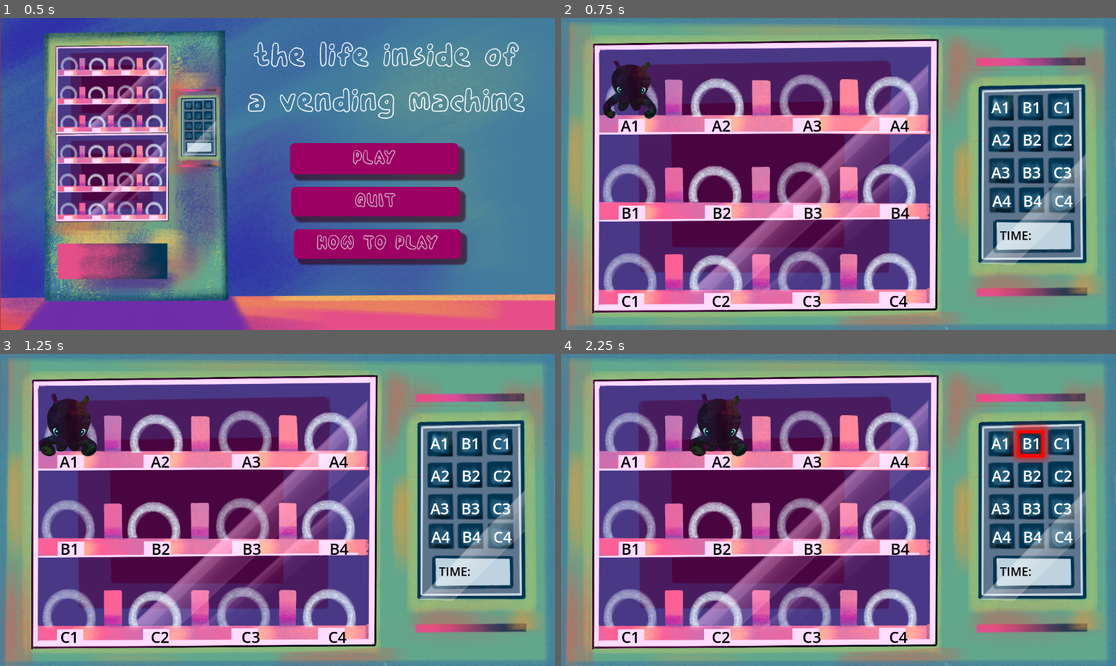
Above: before the commit, frames 1-4 (two rows, left to right).
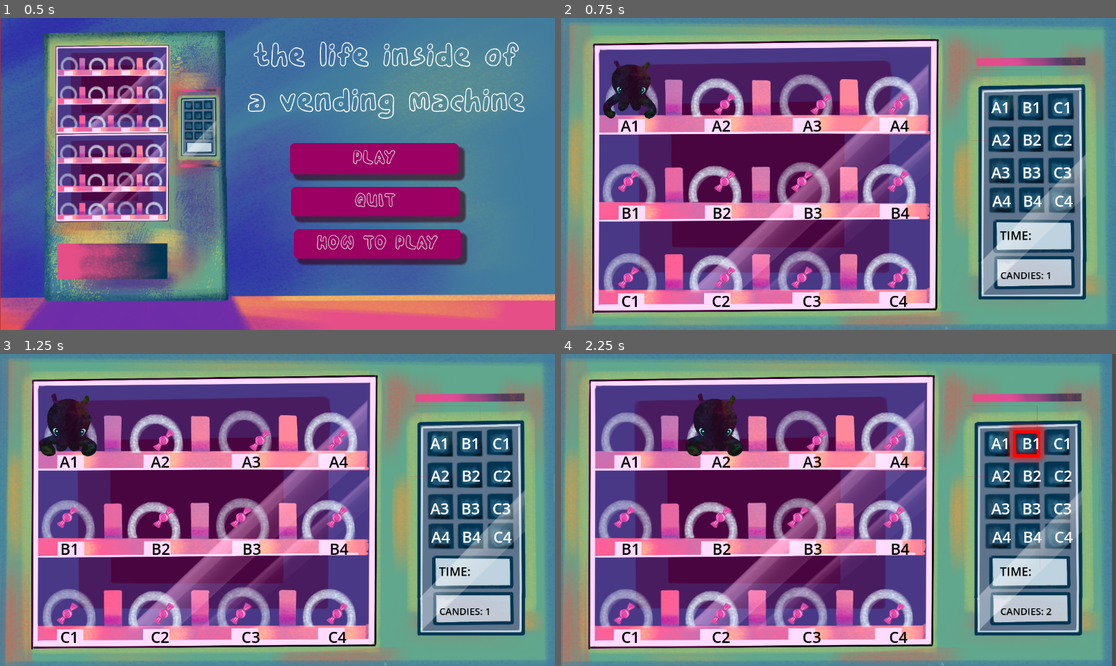
Above: after the commit, the same moments.

Repository: therealteaparty/Final-Project
Game: Godot game, scene res://UI/main.tscn
The game is run twice, just before and just after one commit, with the same random seed, the same clock (stepped at 60 frames per second) and the same inputs.
Inputs:
- Up to frame 1 (0.5 s): no input
- Up to frame 2 (0.75 s): click "PLAY" at 0.5 s
- Up to frame 3 (1.25 s): no input
- Up to frame 4 (2.25 s): hold D (right) from 1.28 s (still down); tap W (up) at 1.52 s

Frame 1 is identical in both runs. In frame 2, 3.7% of the frame differs, in the area x 10-95%, y 24-91%; in frame 3, 3.7%; in frame 4, 26%, in the area x 0-100%, y 0-100%.

Commit message:
PUSHING MORE

Diff:
--- a/Global.gd
+++ b/Global.gd
@@ -1,4 +1,6 @@
 extends Node
+
+var coins = 0
 
 func _ready():
 	process_mode = Node.PROCESS_MODE_ALWAYS
@@ -15,3 +17,9 @@
 			else:
 				get_tree().paused = true
 				menu.show()
+
+func add_coin():
+	coins += 1
+	var COINS = get_node_or_null("/root/Level/UI/HUD/Coins")
+	if COINS != null:
+		COINS.text = "CANDIES: " + str(coins)
--- /dev/null
+++ b/Levels/Camera2D.gd
@@ -0,0 +1,36 @@
+#Camera2D node as game child
+
+extends Camera2D
+# Originally developed by Squirrel Eiserloh (https://youtu.be/tu-Qe66AvtY)
+# Refined by KidsCanCode (https://kidscancode.org/godot_recipes/2d/screen_shake/)
+
+var decay = 5							# How quickly the shaking stops
+var max_offset = Vector2(15, 0)			# Maximum hor/ver shake in pixels.
+var max_roll = 0.05						# Maximum rotation in radians (use sparingly).
+
+var trauma = 0.0						# Current shake strength.
+var trauma_power = 3					# Trauma exponent. Use [2, 3].
+var max_trauma = 4.0
+var noise = FastNoiseLite.new()
+var noise_y = 0
+
+func _ready():
+	randomize()
+	noise.noise_type = FastNoiseLite.TYPE_SIMPLEX
+	noise.seed = randi()
+	noise.frequency = 4.0
+
+func _process(delta):
+	if trauma:
+		trauma = max(trauma - decay * delta, 0)
+		shake()
+
+func shake():
+	var amount = pow(min(trauma,1.0), trauma_power)
+	noise_y += 1
+	rotation = max_roll * amount * noise.get_noise_2d(1, noise_y)
+	offset.x = max_offset.x * amount * noise.get_noise_2d(2, noise_y)
+	offset.y = max_offset.y * amount * noise.get_noise_2d(3, noise_y)
+
+func add_trauma(amount):
+	trauma = min(trauma + amount, max_trauma)
--- a/Levels/level1.gd
+++ b/Levels/level1.gd
@@ -1,22 +1,21 @@
 extends Node2D
 
 @onready var player = get_node_or_null("/root/Level/Player")
+@onready var camera = get_node_or_null("/root/Level/Camera")
 
-#MIGHT NOT NEED THIS/NOT USING IT RN
-#var A1 = get_node_or_null("Level/A1")
-#var A2 = get_node_or_null("Level/A2")
-#var A3 = get_node_or_null("Level/A3")
-#var A4 = get_node_or_null("Level/A4")
-#
-#var B1 = get_node_or_null("Level/B1")
-#var B2 = get_node_or_null("Level/B2")
-#var B3 = get_node_or_null("Level/B3")
-#var B4 = get_node_or_null("Level/B4")
+var new_position = Vector2.ZERO
 
-#var C1 = get_node_or_null("Level/C1")
-#var C2 = get_node_or_null("Level/C2")
-#var C3 = get_node_or_null("Level/C3")
-#var C4 = get_node_or_null("Level/C4")
+var time_appear = 0.5
+var time_fall = 0.8
+var time_rotate = 1.0
+var time_a = 0.8
+var time_s = 1.2
+var time_v = 1.5
+var tween
+
+var sway_amplitude = 3.0
+var sway_initial_position = Vector2.ZERO
+var sway_randomizer = Vector2.ZERO
 
 var spaces = {
 	"A1":0, "A2":0, "A3":0, "A4":0,
@@ -34,6 +33,8 @@
 	randomize()
 	$Countdown.start()
 	$Chosen_Space.start()
+	tween = create_tween()
+	tween.tween_property(self, "position", new_position, 0.5 + randf()*2).set_trans(Tween.TRANS_BOUNCE)
 
 #MIGHT NOT NEED THIS/NOT USING IT RN
 func _process(_delta):
@@ -85,109 +86,84 @@
 
 func _on_key_a_1_animation_finished():
 	$SpaceA1.play()
+	if camera != null:
+		camera.add_trauma(3.0)
 	if player.position == Vector2(140,150):
 		get_tree().change_scene_to_file("res://UI/lose.tscn")
 
 func _on_key_a_2_animation_finished():
 	$SpaceA2.play()
+	if camera != null:
+		camera.add_trauma(3.0)
 	if player.position == Vector2(325,150):
 		get_tree().change_scene_to_file("res://UI/lose.tscn")
 
 func _on_key_a_3_animation_finished():
 	$SpaceA3.play()
+	if camera != null:
+		camera.add_trauma(3.0)
 	if player.position == Vector2(510,150):
 		get_tree().change_scene_to_file("res://UI/lose.tscn")
 
 func _on_key_a_4_animation_finished():
 	$SpaceA4.play()
+	if camera != null:
+		camera.add_trauma(3.0)
 	if player.position == Vector2(695,150):
 		get_tree().change_scene_to_file("res://UI/lose.tscn")
 
 func _on_key_b_1_animation_finished():
 	$SpaceB1.play()
+	if camera != null:
+		camera.add_trauma(3.0)
 	if player.position == Vector2(140,325):
 		get_tree().change_scene_to_file("res://UI/lose.tscn")
 
 func _on_key_b_2_animation_finished():
 	$SpaceB2.play()
+	if camera != null:
+		camera.add_trauma(3.0)
 	if player.position == Vector2(325,325):
 		get_tree().change_scene_to_file("res://UI/lose.tscn")
 
 func _on_key_b_3_animation_finished():
 	$SpaceB3.play()
+	if camera != null:
+		camera.add_trauma(3.0)
 	if player.position == Vector2(510, 325):
 		get_tree().change_scene_to_file("res://UI/lose.tscn")
 
 func _on_key_b_4_animation_finished():
 	$SpaceB4.play()
+	if camera != null:
+		camera.add_trauma(3.0)
 	if player.position == Vector2(695, 325):
 		get_tree().change_scene_to_file("res://UI/lose.tscn")
 
 func _on_key_c_1_animation_finished():
 	$SpaceC1.play()
+	if camera != null:
+		camera.add_trauma(3.0)
 	if player.position == Vector2(140,500):
 		get_tree().change_scene_to_file("res://UI/lose.tscn")
 
 func _on_key_c_2_animation_finished():
 	$SpaceC2.play()
+	if camera != null:
+		camera.add_trauma(3.0)
 	if player.position == Vector2(325,500):
 		get_tree().change_scene_to_file("res://UI/lose.tscn")
 
 func _on_key_c_3_animation_finished():
 	$SpaceC3.play()
+	if camera != null:
+		camera.add_trauma(3.0)
 	if player.position == Vector2(510,500):
 		get_tree().change_scene_to_file("res://UI/lose.tscn")
 
 func _on_key_c_4_animation_finished():
 	$SpaceC4.play()
+	if camera != null:
+		camera.add_trauma(3.0)
 	if player.position == Vector2(695,500):
 		get_tree().change_scene_to_file("res://UI/lose.tscn")
-
-#OOPS DONT NEED THIS ----------------------------------------------------------
-#func _on_a_1_body_entered(body):
-#	if body.name == "Player" and $SpaceA1.is_playing():
-#		body.queue_free()
-#
-#func _on_a_2_body_entered(body):
-#	if body.name == "Player" and spaces["A2"] == 1:
-#		body.queue_free()
-#
-#func _on_a_3_body_entered(body):
-#	if body.name == "Player" and spaces["A3"] == 1:
-#		body.queue_free()
-#
-#func _on_a_4_body_entered(body):
-#	if body.name == "Player" and spaces["A4"] == 1:
-#		body.queue_free()
-#
-#func _on_b_1_body_entered(body):
-#	if body.name == "Player" and spaces["B1"] == 1:
-#		body.queue_free()
-#
-#func _on_b_2_body_entered(body):
-#	if body.name == "Player" and spaces["B2"] == 1:
-#		body.queue_free()
-#
-#func _on_b_3_body_entered(body):
-#	if body.name == "Player" and spaces["B3"] == 1:
-#		body.queue_free()
-#
-#func _on_b_4_body_entered(body):
-#	if body.name == "Player" and spaces["B4"] == 1:
-#		body.queue_free()
-#
-#func _on_c_1_body_entered(body):
-#	if body.name == "Player" and spaces["C1"] == 1:
-#		body.queue_free()
-#
-#func _on_c_2_body_entered(body):
-#	if body.name == "Player" and spaces["C2"] == 1:
-#		body.queue_free()
-#
-#func _on_c_3_body_entered(body):
-#	if body.name == "Player" and spaces["C3"] == 1:
-#		body.queue_free()
-#
-#func _on_c_4_body_entered(body):
-#	if body.name == "Player" and spaces["C4"] == 1:
-#		body.queue_free()
--- a/Levels/level1.tscn
+++ b/Levels/level1.tscn
@@ -1,22 +1,45 @@
-[gd_scene load_steps=7 format=3 uid="uid://dp6f0w6btekma"]
+[gd_scene load_steps=12 format=3 uid="uid://dp6f0w6btekma"]
 
 [ext_resource type="Script" path="res://Levels/level1.gd" id="1_4332q"]
-[ext_resource type="Texture2D" uid="uid://bp6vccuskclmw" path="res://Assets/vending no text.png" id="2_d3do1"]
 [ext_resource type="PackedScene" uid="uid://c3vfis55kri1f" path="res://Player/player.tscn" id="2_ijapu"]
+[ext_resource type="Texture2D" uid="uid://b5xjuv61e7mmt" path="res://Assets/background final (2).png" id="2_iwoob"]
 [ext_resource type="Texture2D" uid="uid://x005f4baxuct" path="res://Assets/rings.png" id="3_kmty0"]
+[ext_resource type="Texture2D" uid="uid://bs8xwg3miote6" path="res://Assets/Untitled_Artwork (16).png" id="5_ssol1"]
 [ext_resource type="PackedScene" uid="uid://bnx0getl4e8be" path="res://UI/pause.tscn" id="5_tr6vn"]
 [ext_resource type="SpriteFrames" uid="uid://ryhhj4lnr5gq" path="res://Assets/flashing.tres" id="6_etrxy"]
+[ext_resource type="Script" path="res://Player/Candies.gd" id="6_ud00q"]
+[ext_resource type="Script" path="res://Levels/Camera2D.gd" id="7_f50oh"]
+
+[sub_resource type="TileSetAtlasSource" id="TileSetAtlasSource_f0nou"]
+texture = ExtResource("5_ssol1")
+texture_region_size = Vector2i(50, 50)
+0:0/0 = 0
+0:0/0/physics_layer_0/linear_velocity = Vector2(0, 0)
+0:0/0/physics_layer_0/angular_velocity = 0.0
+0:0/0/physics_layer_0/polygon_0/points = PackedVector2Array(-20, -20, 20, -20, 20, 20, -20, 20)
+
+[sub_resource type="TileSet" id="TileSet_rg8wu"]
+tile_size = Vector2i(40, 40)
+physics_layer_0/collision_layer = 65535
+physics_layer_0/collision_mask = 65535
+sources/1 = SubResource("TileSetAtlasSource_f0nou")
 
 [node name="Level" type="Node2D"]
 script = ExtResource("1_4332q")
 
 [node name="Background" type="Sprite2D" parent="."]
 position = Vector2(576, 324)
-texture = ExtResource("2_d3do1")
+texture = ExtResource("2_iwoob")
 
 [node name="Rings" type="Sprite2D" parent="."]
 position = Vector2(575, 325)
 texture = ExtResource("3_kmty0")
+
+[node name="Candies" type="TileMap" parent="."]
+tile_set = SubResource("TileSet_rg8wu")
+format = 2
+layer_0/tile_data = PackedInt32Array(262147, 1, 0, 262152, 1, 0, 262157, 1, 0, 262161, 1, 0, 524291, 1, 0, 524296, 1, 0, 524300, 1, 0, 524305, 1, 0, 851971, 1, 0, 851976, 1, 0, 851980, 1, 0, 851985, 1, 0)
+script = ExtResource("6_ud00q")
 
 [node name="Player" parent="." instance=ExtResource("2_ijapu")]
 position = Vector2(140, 150)
@@ -160,6 +183,17 @@
 
 "
 
+[node name="Coins" type="Label" parent="UI/HUD"]
+layout_mode = 0
+offset_left = 912.0
+offset_top = 504.0
+offset_right = 1067.0
+offset_bottom = 564.0
+theme_override_colors/font_color = Color(0, 0, 0, 1)
+theme_override_font_sizes/font_size = 20
+text = "CANDIES:"
+vertical_alignment = 1
+
 [node name="Pause" parent="UI" instance=ExtResource("5_tr6vn")]
 visible = false
 
@@ -267,12 +301,10 @@
 [node name="SpaceA1" type="AnimatedSprite2D" parent="."]
 position = Vector2(1204, 246)
 scale = Vector2(0.3125, 0.3125)
-animation = &""
 
 [node name="SpaceA2" type="AnimatedSprite2D" parent="."]
-position = Vector2(1252, 242)
-scale = Vector2(0.3125, 0.3125)
-animation = &""
+position = Vector2(1200, 157)
+scale = Vector2(0.3125, 0.3125)
 
 [node name="SpaceA3" type="AnimatedSprite2D" parent="."]
 position = Vector2(1293, 245)
@@ -323,6 +355,10 @@
 position = Vector2(1319, 323)
 scale = Vector2(0.3125, 0.3125)
 animation = &""
+
+[node name="Camera" type="Camera2D" parent="."]
+position = Vector2(576, 324)
+script = ExtResource("7_f50oh")
 
 [connection signal="timeout" from="Chosen_Space" to="." method="_on_chosen_space_timeout"]
 [connection signal="timeout" from="Countdown" to="." method="_on_countdown_timeout"]
--- /dev/null
+++ b/Player/Candies.gd
@@ -0,0 +1,25 @@
+extends TileMap
+
+const BIG_NUMBER = 1000000
+var coins = []
+
+
+func _ready():
+	for x in range(1000):
+		for y in range(1000):
+			if get_cell_source_id(0, Vector2i(x, y)) != -1:
+				coins.append(Vector2(x,y))
+
+
+func get_coins(p):
+	var coords = local_to_map(to_local(p))
+	var min_dist = BIG_NUMBER
+	var which_coin = Vector2.ZERO
+	for c in coins:
+		var d = Vector2(coords).distance_to(c)
+		if d < min_dist:
+			min_dist = d
+			which_coin = c
+	if which_coin != Vector2.ZERO:
+		call_deferred("set_cell", 0, which_coin, -1)
+		Global.add_coin()
--- a/Player/player.gd
+++ b/Player/player.gd
@@ -20,30 +20,6 @@
 
 		#print(position.x, " ", position.y)
 
-#BELOW IS THE PHYSICS FOR A NORMAL PLATFORMER ------------------------------------------------------
-
-#const SPEED = 300.0
-#const JUMP_VELOCITY = -400.0
-#
-## Get the gravity from the project settings to be synced with RigidBody nodes.
-#var gravity = ProjectSettings.get_setting("physics/2d/default_gravity")
-#
-#
-#func _physics_process(delta):
-#	# Add the gravity.
-#	if not is_on_floor():
-#		velocity.y += gravity * delta
-#
-#	# Handle Jump.
-#	if Input.is_action_just_pressed("jump") and is_on_floor():
-#		velocity.y = JUMP_VELOCITY
-#
-#	# Get the input direction and handle the movement/deceleration.
-#	# As good practice, you should replace UI actions with custom gameplay actions.
-#	var direction = Input.get_axis("left", "right")
-#	if direction:
-#		velocity.x = direction * SPEED
-#	else:
-#		velocity.x = move_toward(velocity.x, 0, SPEED)
-#
-#	move_and_slide()
+func _on_candy_collector_body_entered(body):
+	if body.name == "Candies":
+		body.get_coins(global_position)
--- a/Player/player.tscn
+++ b/Player/player.tscn
@@ -115,6 +115,9 @@
 "speed": 7.0
 }]
 
+[sub_resource type="CircleShape2D" id="CircleShape2D_il25n"]
+radius = 61.0
+
 [node name="Player" type="CharacterBody2D"]
 script = ExtResource("1_nweyj")
 
@@ -126,3 +129,10 @@
 sprite_frames = SubResource("SpriteFrames_10s0y")
 animation = &"Down"
 autoplay = "Idle"
+
+[node name="candy_collector" type="Area2D" parent="."]
+
+[node name="CollisionShape2D" type="CollisionShape2D" parent="candy_collector"]
+shape = SubResource("CircleShape2D_il25n")
+
+[connection signal="body_entered" from="candy_collector" to="." method="_on_candy_collector_body_entered"]
--- a/UI/end.tscn
+++ b/UI/end.tscn
@@ -39,6 +39,7 @@
 anchor_right = 1.0
 anchor_bottom = 0.5
 offset_left = 319.0
+offset_top = -4.0
 offset_right = -286.0
 offset_bottom = 61.0
 grow_horizontal = 2
Binary file added: Assets/Untitled_Artwork (16).png
Not shown, added: Assets/Untitled_Artwork (16).png.import
Binary file added: Assets/background final (2).png
Not shown, added: Assets/background final (2).png.import
Binary file added: Assets/background final.png
Not shown, added: Assets/background final.png.import
Binary file added: Assets/candy.png
Not shown, added: Assets/candy.png.import
Not shown: 1 places in Player/player.tscn that only renumber resources
Not shown: 1 places in UI/end.tscn that only renumber resources
Not shown: 1 places in UI/instructions.tscn that only renumber resources
Not shown: 1 places in UI/pause.tscn that only renumber resources
